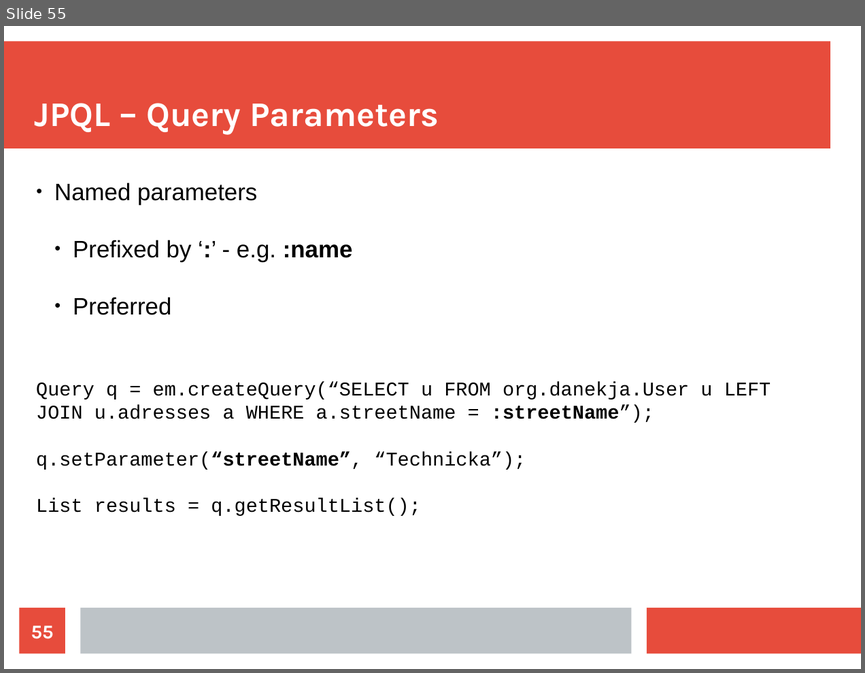
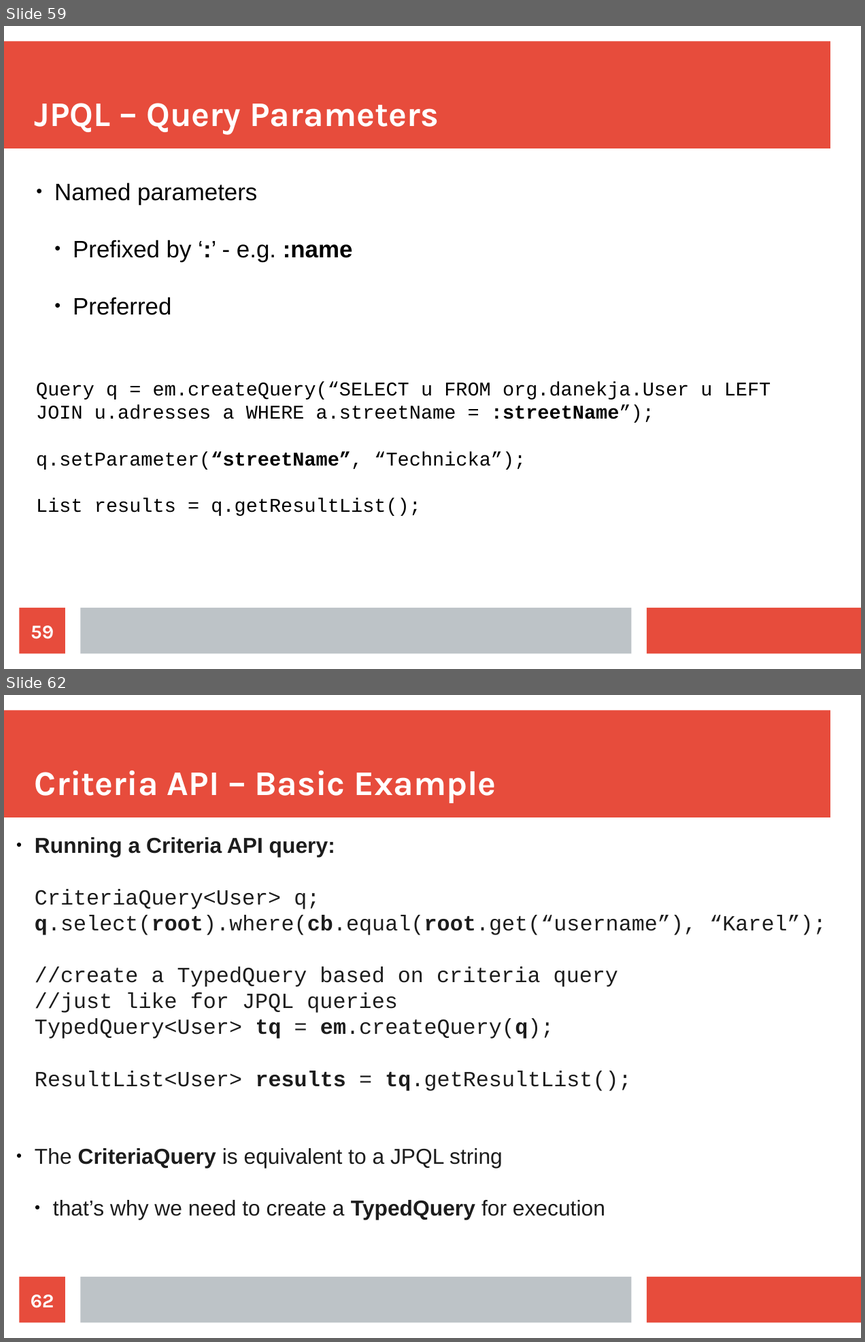
Before and after one commit to maxotta/pia-labs, a slide deck: lectures/persistence.odp. Shown one above the other, each under a label of ours: slide 55 before the commit, slides 59 and 62 after it; the slides between them are not shown. The pictures are 865x673 and 865x1342 pixels, drawn with LibreOffice and Linux fonts; fonts in the diff are those of the drawing. Boxes give left, top, right and bottom in pixels: in the first picture for what was removed or moved away, otherwise in the second. Text is boxed around its words. In the diff, an @@ line names an element or a change of style, - is before the commit and + after.

```diff
--- a/lectures/persistence.odp
+++ b/lectures/persistence.odp
@@ slide 62 added at <box>4,695,861,1338</box>, background #FFFFFF; not listed: 3 template elements that a slide beside it also shows @@
@@ title added at <box>35,770,496,803</box>, 32 pt, text #FFFFFF, bold @@
+Criteria API – Basic Example
@@ subtitle added at <box>35,837,826,1219</box>, 20 pt, text #1C1C1C @@
+● Running a Criteria API query:
+  CriteriaQuery<User> q;
+q.select(root).where(cb.equal(root.get(“username”), “Karel”);
+//create a TypedQuery based on criteria query
+//just like for JPQL queries
+TypedQuery<User> tq = em.createQuery(q);
+ResultList<User> results = tq.getResultList();
+● The CriteriaQuery is equivalent to a JPQL string
+  ● that’s why we need to create a TypedQuery for execution
@@ page number added at <box>20,1276,65,1323</box>, fill #E74C3C, 18 pt, text #FFFFFF, bold @@
+62
@@ what was slide 55 is now slide 59 @@
@@ page number at <box>31,625,54,639</box>: text changed @@
-55
+59
```
Also in this commit, not shown: 3 slides changed, 15 other slides added, 2 slides removed.
